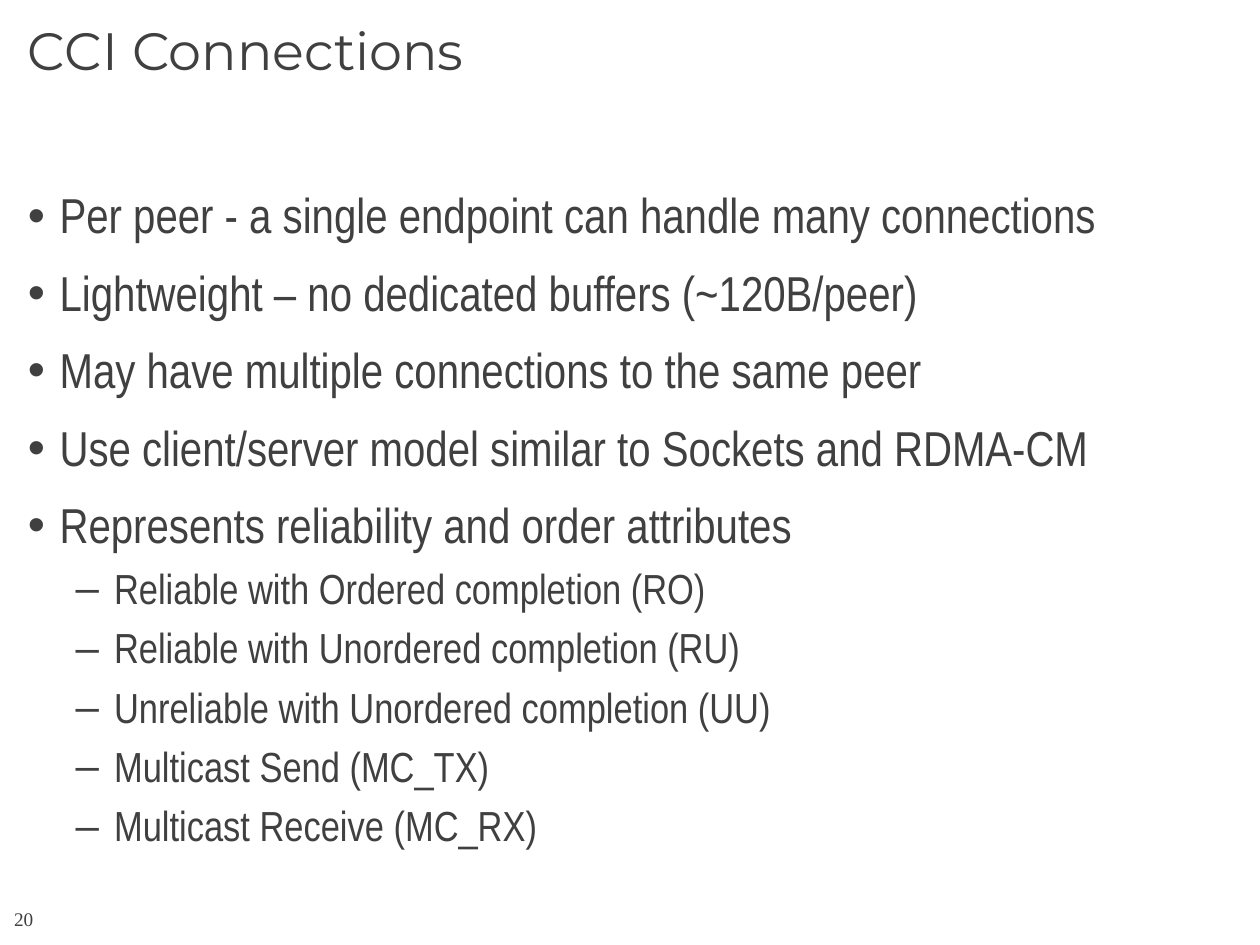
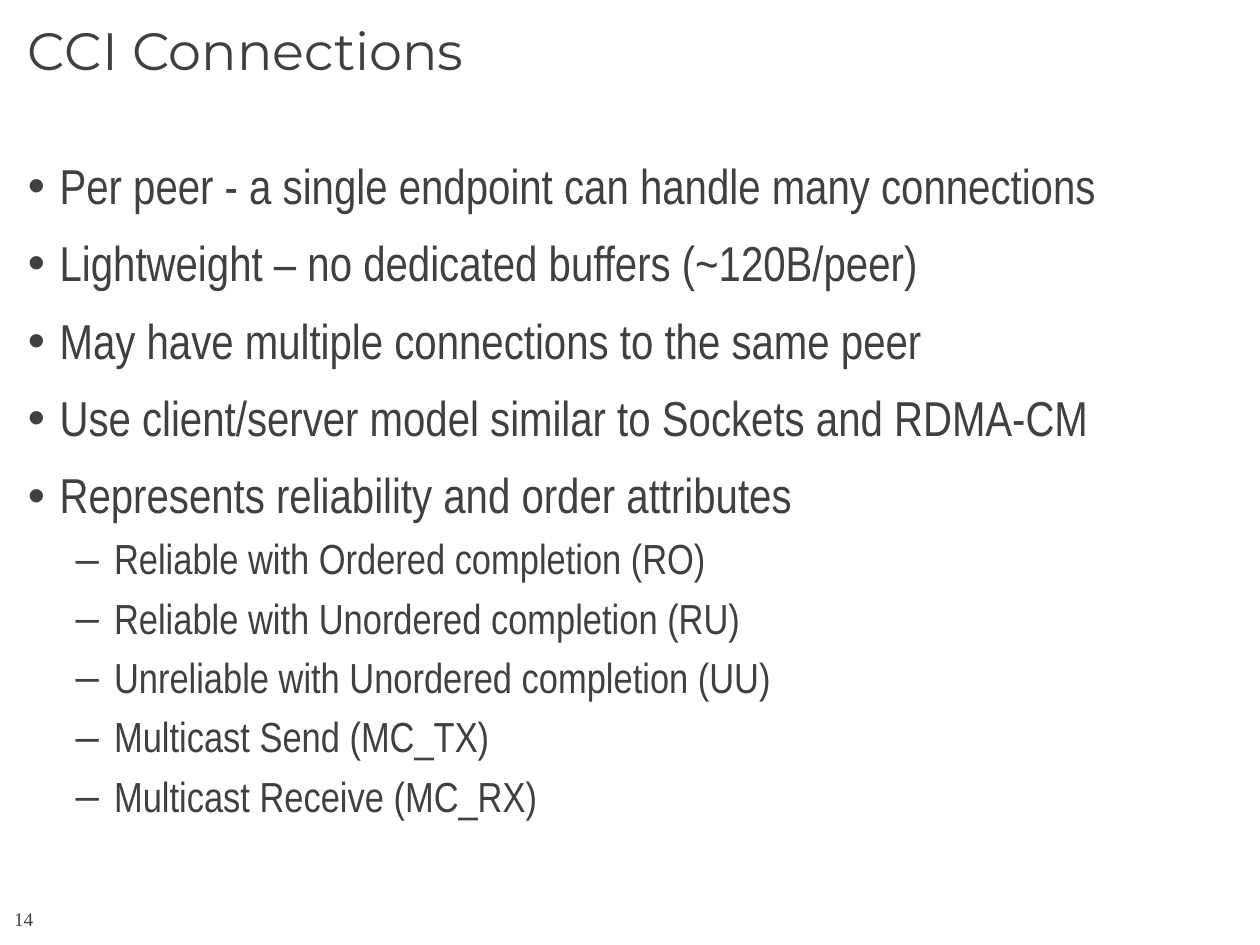
Before and after one commit to CCI/pub, a slide deck: slide 14 of slides/HotI-2011/2011-HotI-CCI-OLCF.pptx (slide 20 before the commit). Drawn at 1260x945 pixels with LibreOffice and Linux fonts; fonts in the diff are those of the drawing; background and template pictures are left out. Boxes give left, top, right and bottom in pixels: in the first picture for what was removed or moved away, otherwise in the second. Text is boxed around its words. In the diff, an @@ line names an element or a change of style, - is before the commit and + after.

```diff
--- a/slides/HotI-2011/2011-HotI-CCI-OLCF.pptx
+++ b/slides/HotI-2011/2011-HotI-CCI-OLCF.pptx
@@ text "Per peer - a single ...": place and size @@
-text "Per peer - a single ..." at (60,197,1095,850)
+text "Per peer - a single ..." at (60,168,1095,820)
@@ page number at (14,913,33,926): text changed @@
-20
+14
```
Also in this commit, not shown: 17 other slides changed, 1 slide added.
